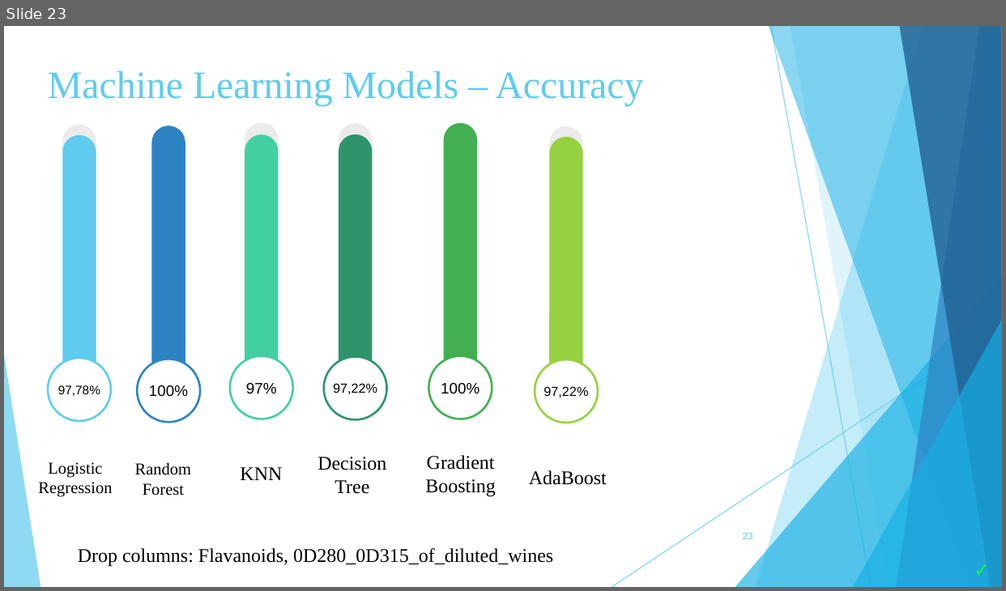
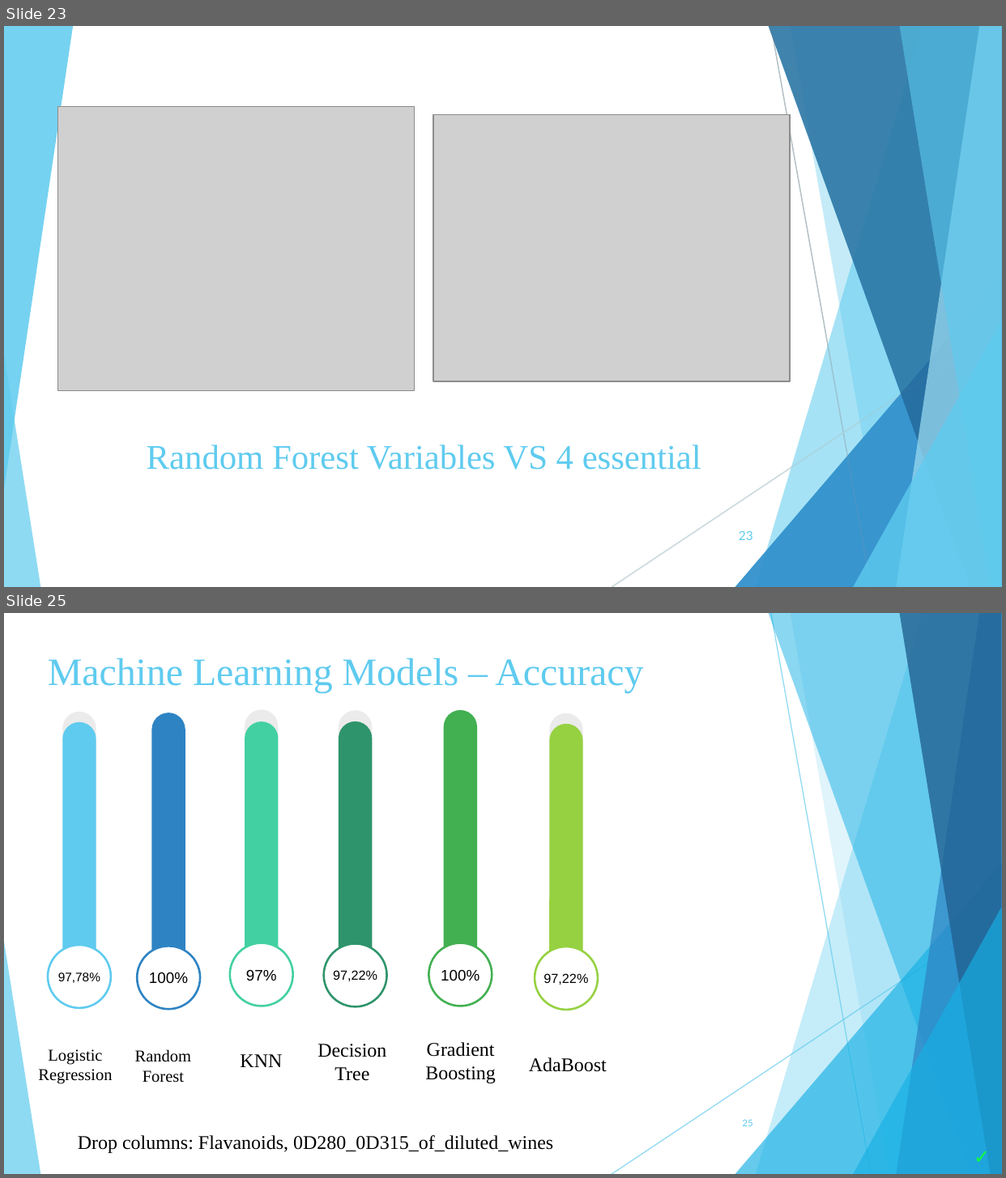
Before and after one commit to zoekelepiri/WineDataPrediction, a slide deck: Wine Data Set (3).pptx. Shown one above the other, each under a label of ours: slide 23 before the commit, slides 23 and 25 after it; the slides between them are not shown. The pictures are 1006x591 and 1006x1178 pixels, drawn with LibreOffice and Linux fonts; fonts in the diff are those of the drawing; grey boxes stand for pictures. Boxes give left, top, right and bottom in pixels: in the first picture for what was removed or moved away, otherwise in the second. Text is boxed around its words. In the diff, an @@ line names an element or a change of style, - is before the commit and + after.

```diff
--- a/Wine Data Set (3).pptx
+++ b/Wine Data Set (3).pptx
@@ slide 23 added at bbox=[4, 26, 1002, 587], background #FFFFFF; not listed: 10 template elements that a slide beside it also shows @@
@@ group added at bbox=[4, 26, 1002, 587]: 5 freeform shapes, 3 triangles, 2 lines @@
@@ picture added at bbox=[58, 107, 414, 391] @@
@@ picture added at bbox=[433, 115, 790, 382] @@
@@ title added at bbox=[147, 445, 701, 470], 25 pt, text #5FCBEF @@
+Random Forest Variables VS 4 essential
@@ page number added at bbox=[739, 531, 753, 540], 9 pt, text #5FCBEF @@
+23
@@ what was slide 23 is now slide 25 @@
```
Also in this commit, not shown: 6 slides changed, 1 other slide added.
